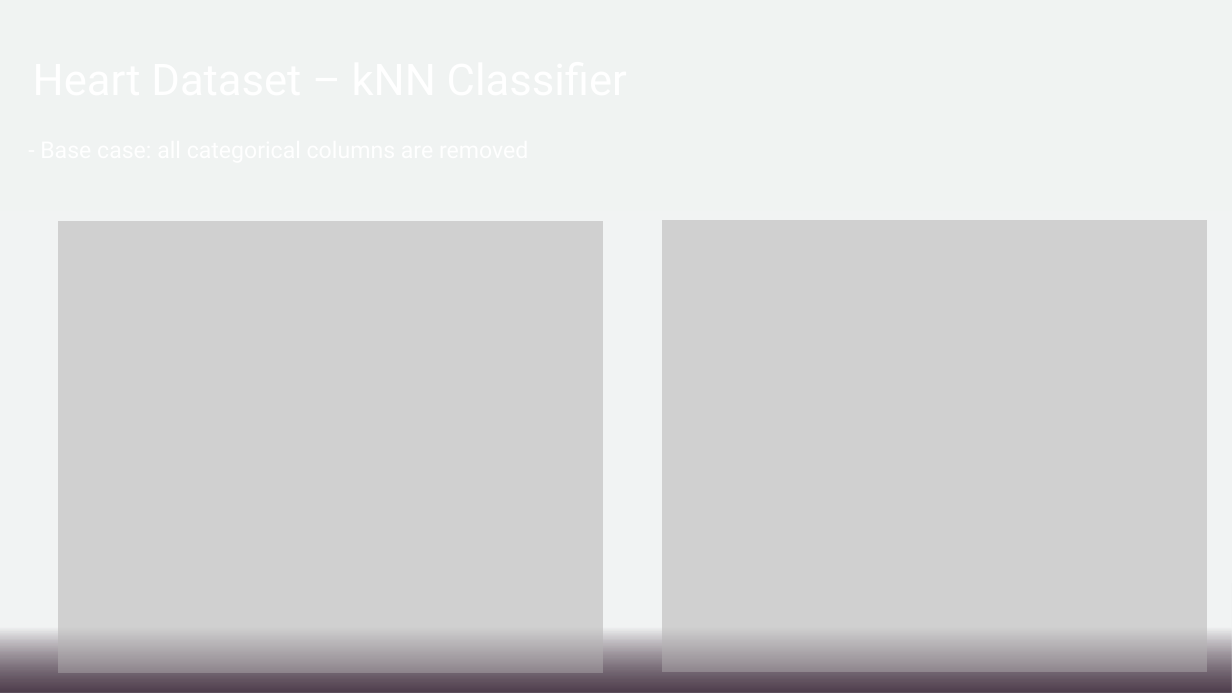
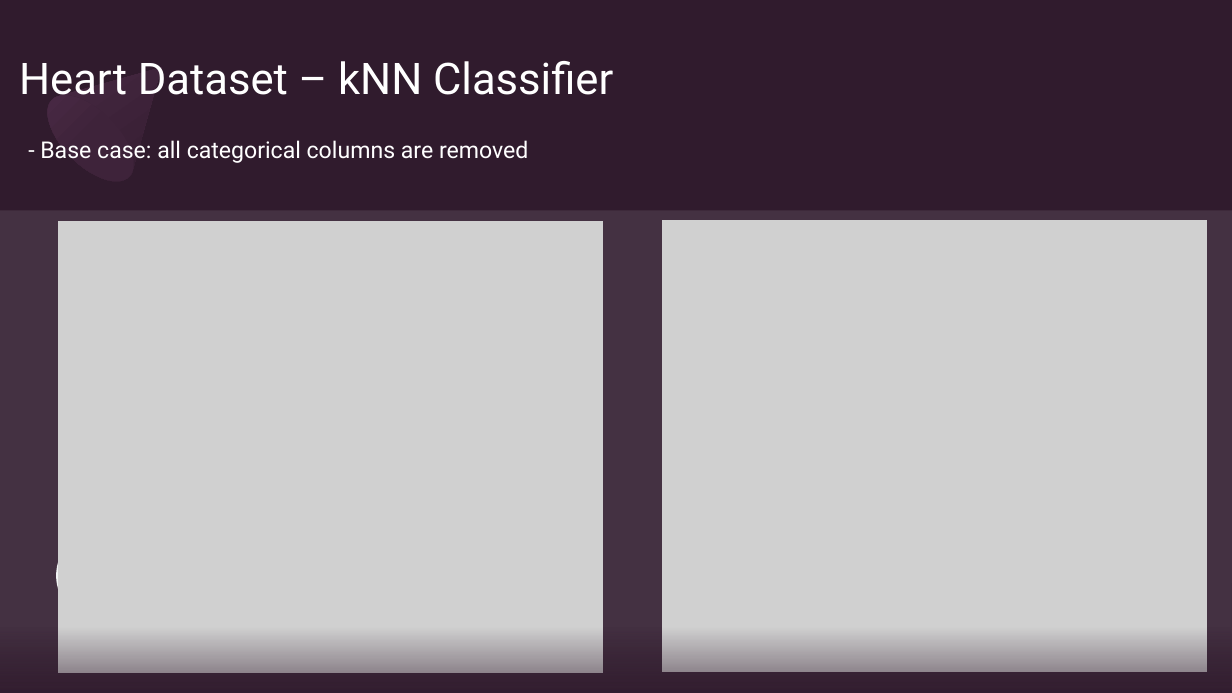
Before and after one commit to irisroatis/phd_year1_code_term2, a slide deck: slide 3 of ppt meetings/May 2023/Presentation2.pptx. Drawn at 1232x693 pixels with LibreOffice and Linux fonts; fonts in the diff are those of the drawing; grey boxes stand for pictures. Boxes give left, top, right and bottom in pixels: in the first picture for what was removed or moved away, otherwise in the second. Text is boxed around its words. In the diff, an @@ line names an element or a change of style, - is before the commit and + after.

Commit message:
update_datasets

```diff
--- a/ppt meetings/May 2023/Presentation2.pptx
+++ b/ppt meetings/May 2023/Presentation2.pptx
@@ rectangle removed at (0, 0, 1232, 693) @@
@@ freeform shape added at (33, 29, 200, 196), fill gradient #4C2B47 to #301B2D @@
@@ title added at (19, 61, 613, 95), 34 pt, text #FFFFFF @@
+Heart Dataset – kNN Classifier
@@ ellipse added at (33, 81, 149, 196), fill gradient #3E233A to #4C2B47 @@
@@ text added at (40, 140, 528, 163), 18 pt, text #FFFFFF @@
+- Base case: all categorical columns are removed
@@ freeform shape added at (36, 538, 140, 642), fill #F7F9F8 at 20% opacity @@
@@ freeform shape added at (37, 543, 136, 643), fill #F0F3F2 @@
```
Also in this commit, not shown: 13 other slides changed, 12 other files.
